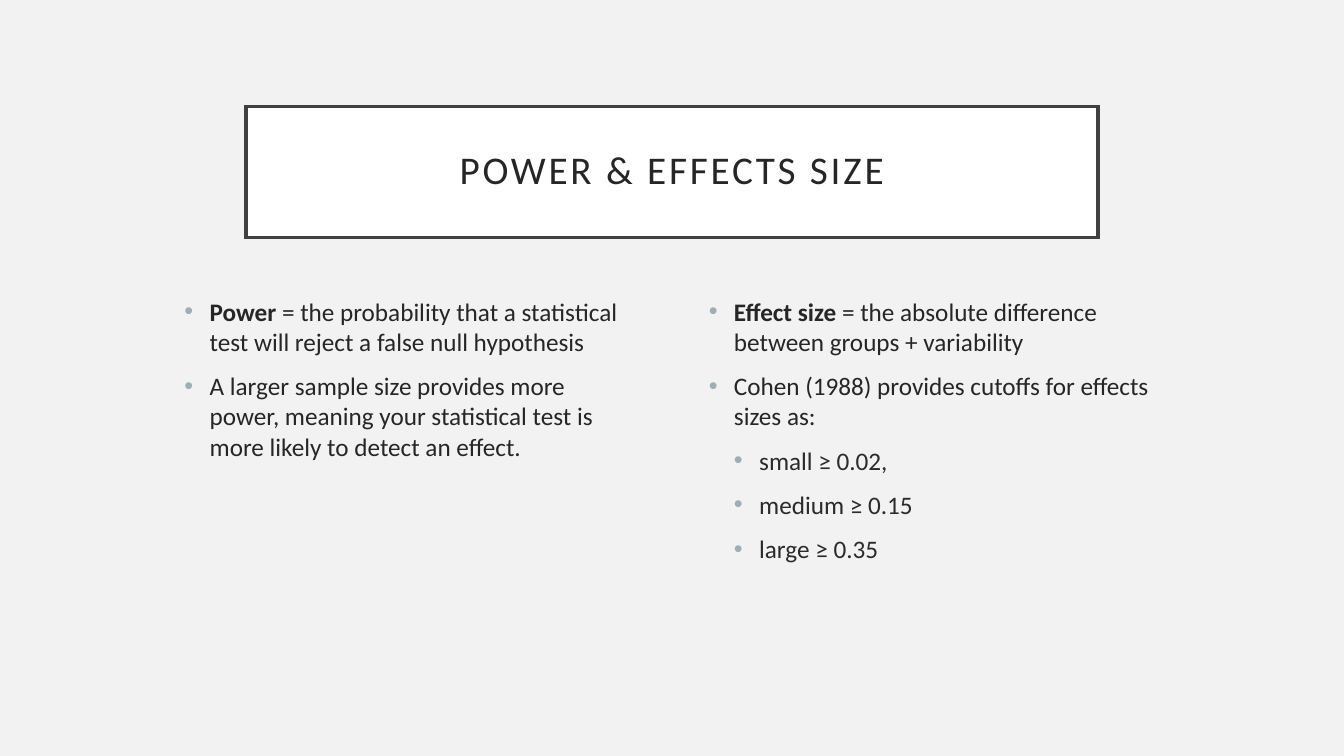
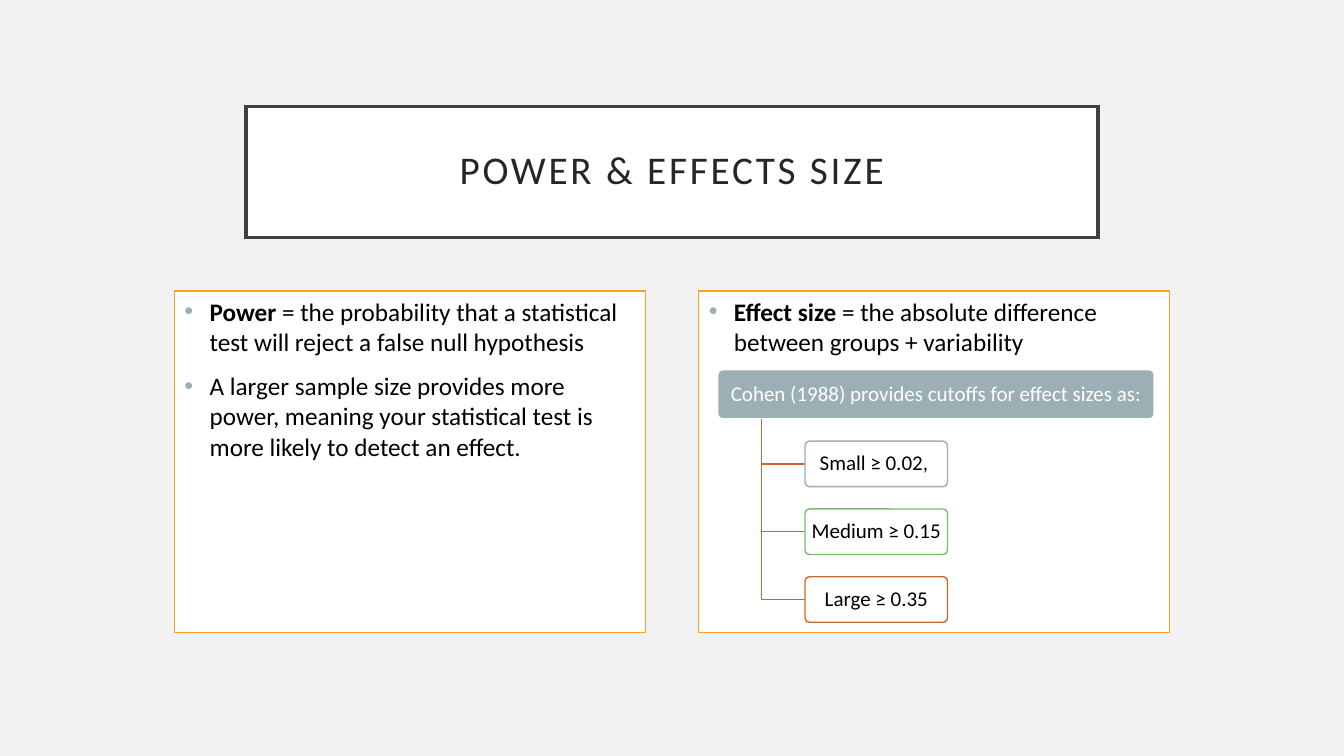
Before and after one commit to eholdmore/StatsForCompBio, a slide deck: slide 14 of Stats-for-Comp-Bio.pptx. Drawn at 1344x756 pixels with LibreOffice and Linux fonts; fonts in the diff are those of the drawing. Boxes give left, top, right and bottom in pixels: in the first picture for what was removed or moved away, otherwise in the second. Text is boxed around its words. In the diff, an @@ line names an element or a change of style, - is before the commit and + after.

```diff
--- a/Stats-for-Comp-Bio.pptx
+++ b/Stats-for-Comp-Bio.pptx
@@ text "Power = the probability that ...": place and size @@
-text "Power = the probability that ..." at (210,303,618,460)
+text "Power = the probability that ..." at (174,290,645,632)
@@ text "Power = the probability that ..." at (174,290,645,632): text colour #262626 to #000000; fill none to #FFFFFF; outline none to #F6A21D 1 pt @@
@@ text "Effect size = the absolute ...": place and size @@
-text "Effect size = the absolute ..." at (734,303,1149,563)
+text "Effect size = the absolute ..." at (699,290,1170,632)
@@ text "Effect size = the absolute ..." at (699,290,1170,632): text colour #262626 to #000000; fill none to #FFFFFF; outline none to #F6A21D 1 pt @@
@@ text at (734,376,1149,563): paragraphs removed @@
-• Cohen (1988) provides cutoffs for effects sizes as:
-  • small ≥ 0.02,
-  • medium ≥ 0.15
-  • large ≥ 0.35
@@ group added at (718,370,1154,622): 4 rounded rectangles, 4 texts, 3 freeform shapes @@
+Cohen (1988) provides cutoffs for effect sizes as:
+Small ≥ 0.02,
+Medium ≥ 0.15
+Large ≥ 0.35
```
Also in this commit, not shown: 9 other slides changed, 8 slides added, 3 slides removed, 1 other file.
